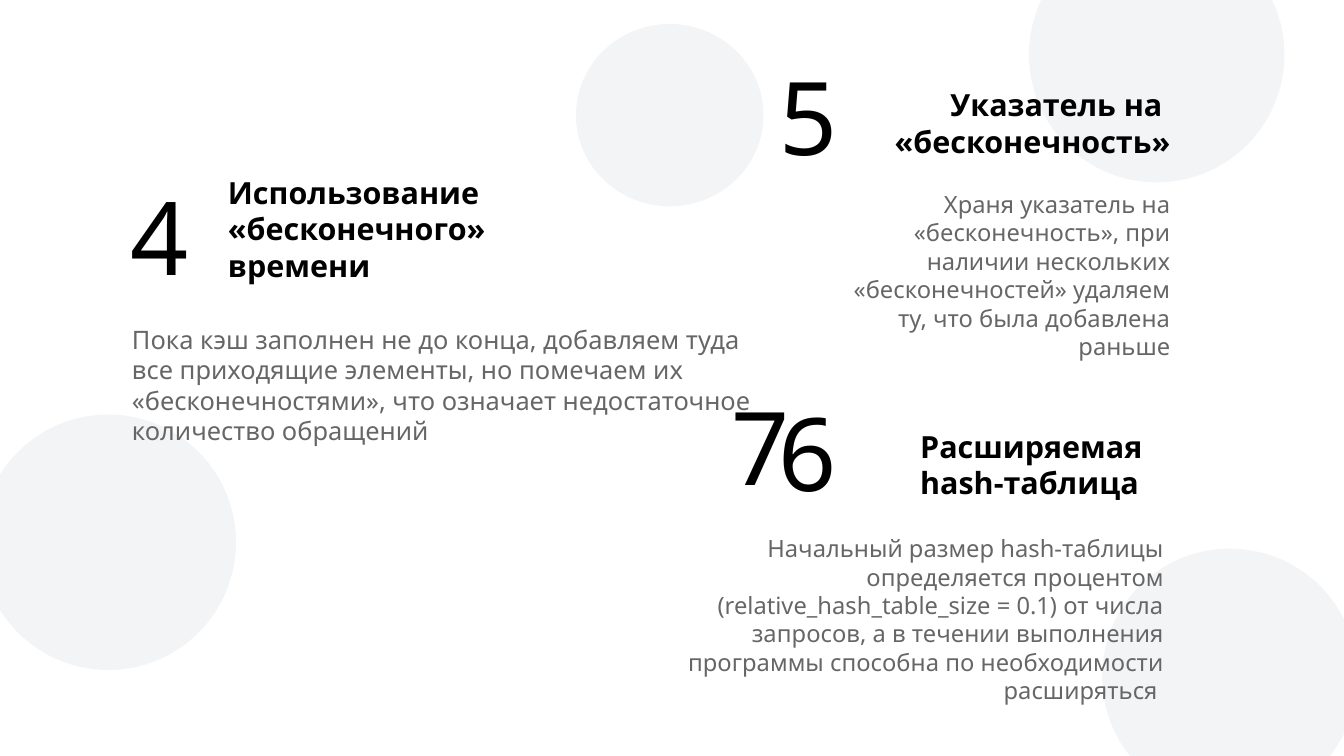
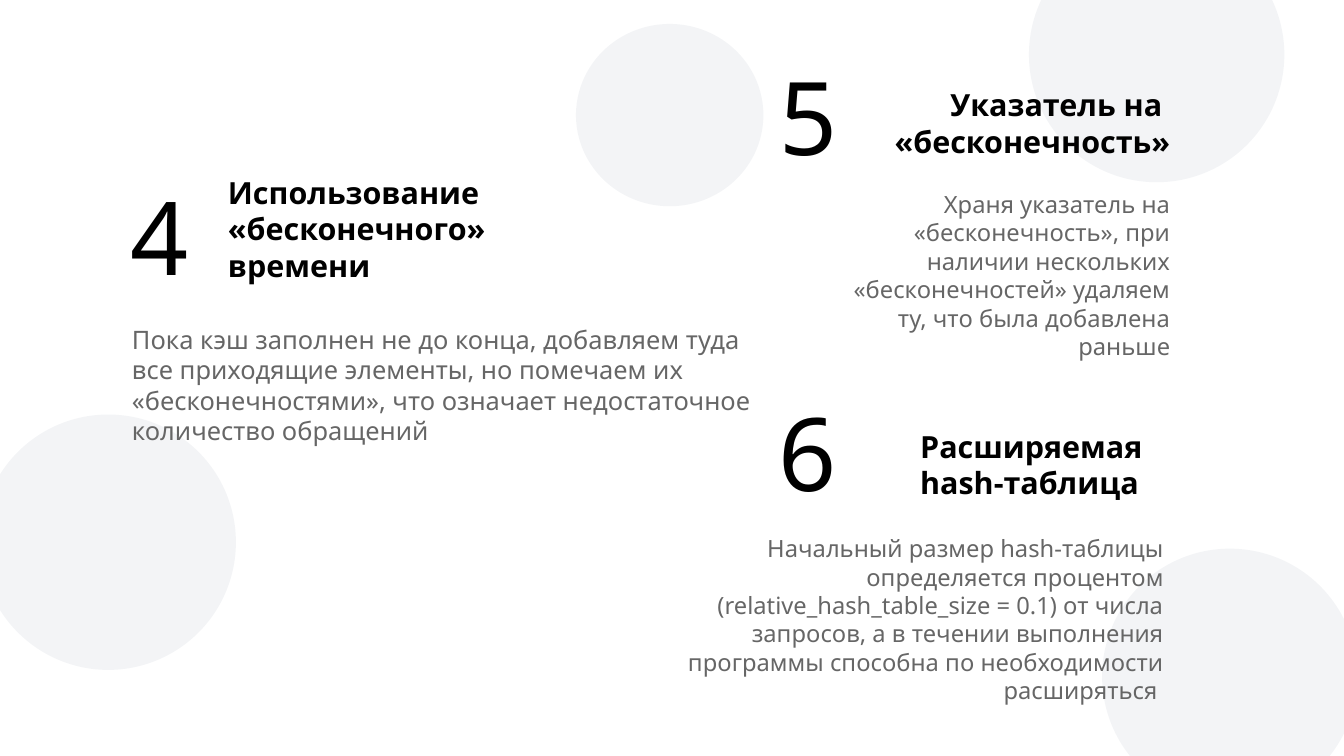
Before and after one commit to SinySs/LRU-K, a slide deck: slide 26 of Theory/Презентация LRU-K.pptx. Drawn at 1344x756 pixels with LibreOffice and Linux fonts; fonts in the diff are those of the drawing; background and template pictures are left out. Boxes give left, top, right and bottom in pixels: in the first picture for what was removed or moved away, otherwise in the second. Text is boxed around its words. In the diff, an @@ line names an element or a change of style, - is before the commit and + after.

```diff
--- a/Theory/Презентация LRU-K.pptx
+++ b/Theory/Презентация LRU-K.pptx
@@ text "6" rewrapped from [778, 412, 836, 492] to [778, 417, 836, 492] @@
@@ text removed at [732, 396, 790, 485] @@
-7
```
Also in this commit, not shown: 23 other slides changed, 1 other file.
